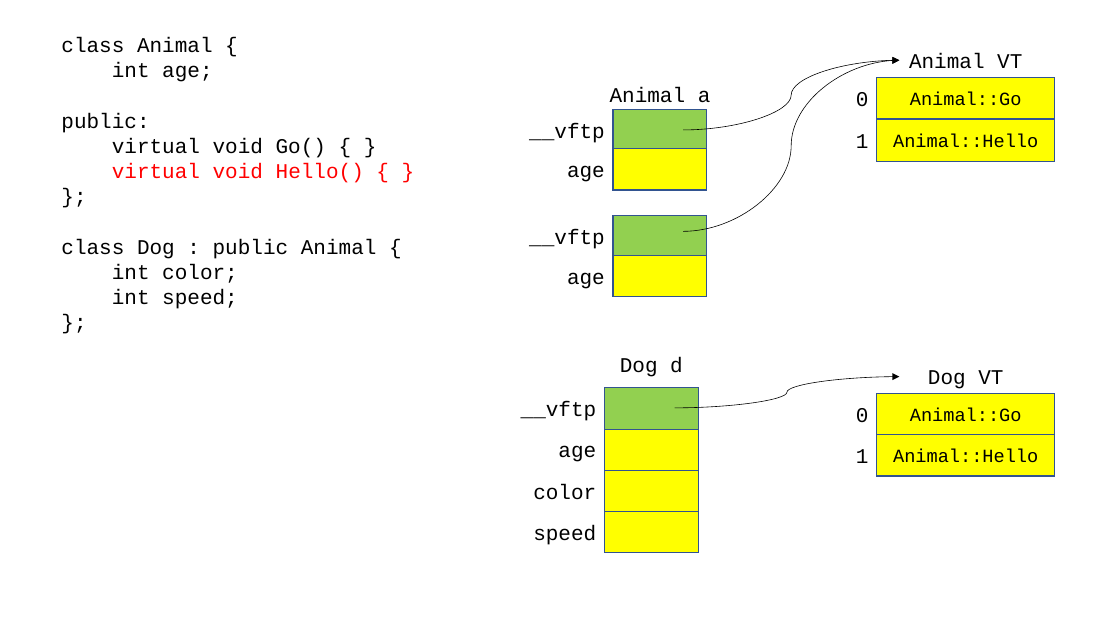
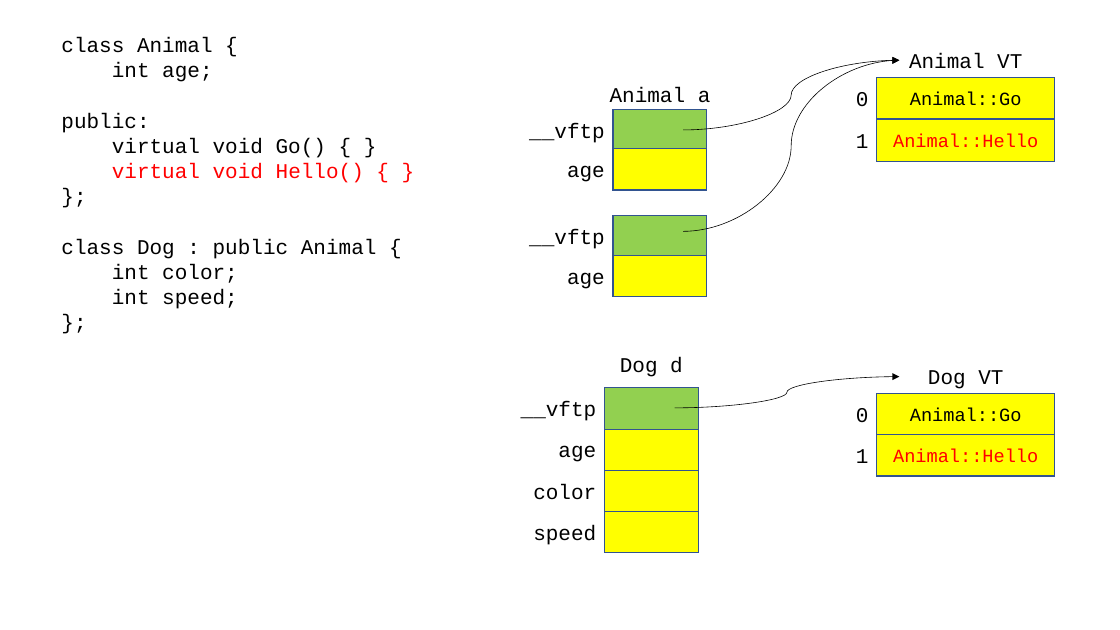
Before and after one commit to Mike7Chu/hyundai_230303, a slide deck: slide 33 of 230303.pptx. Drawn at 1120x630 pixels with LibreOffice and Linux fonts; fonts in the diff are those of the drawing. Boxes give left, top, right and bottom in pixels: in the first picture for what was removed or moved away, otherwise in the second. Text is boxed around its words. In the diff, an @@ line names an element or a change of style, - is before the commit and + after.

```diff
--- a/230303.pptx
+++ b/230303.pptx
@@ rectangle "Animal::Hello" at [877,119,1055,160]: text colour #000000 to #FF0000 @@
@@ rectangle "Animal::Hello" at [877,434,1055,476]: text colour #000000 to #FF0000 @@
```
Also in this commit, not shown: 1 other file.
